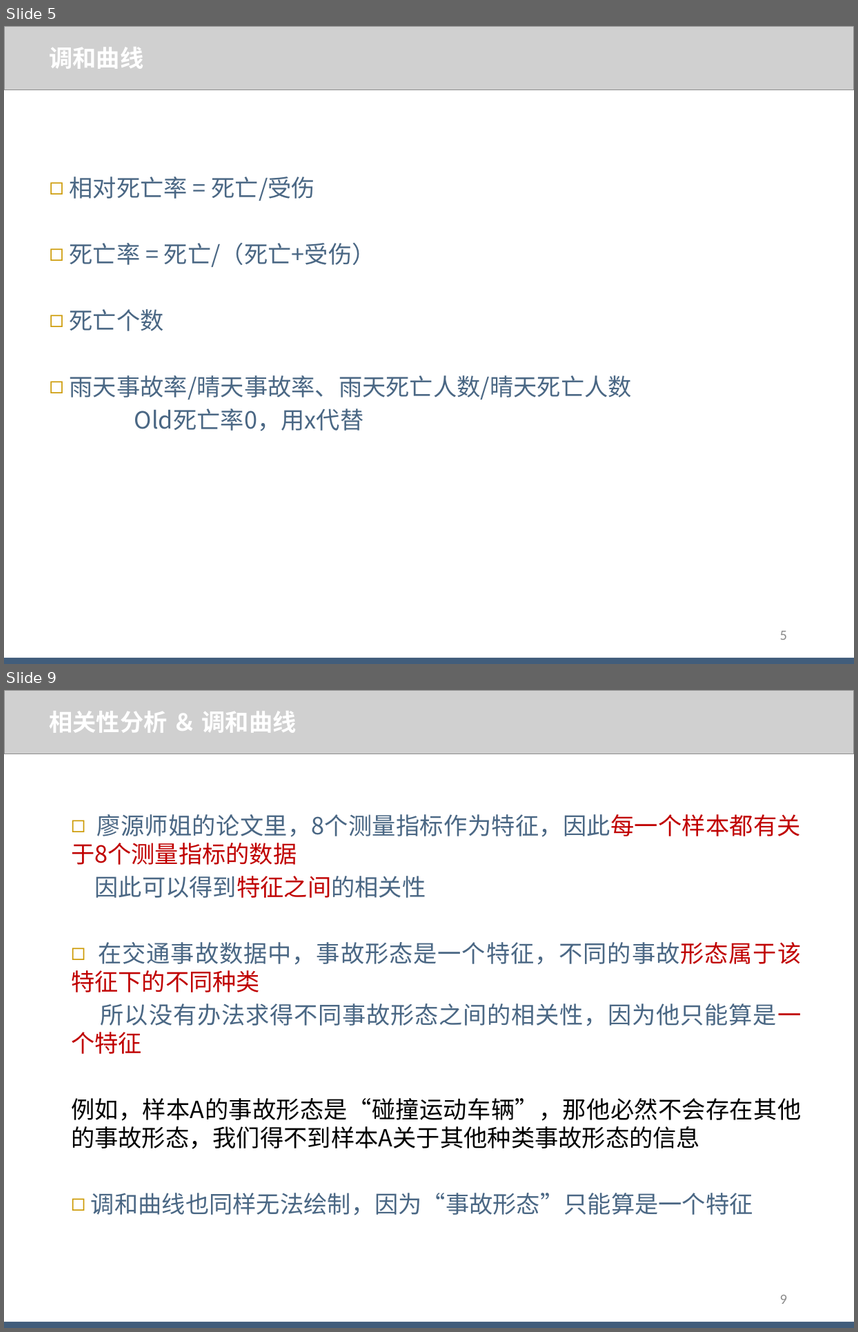
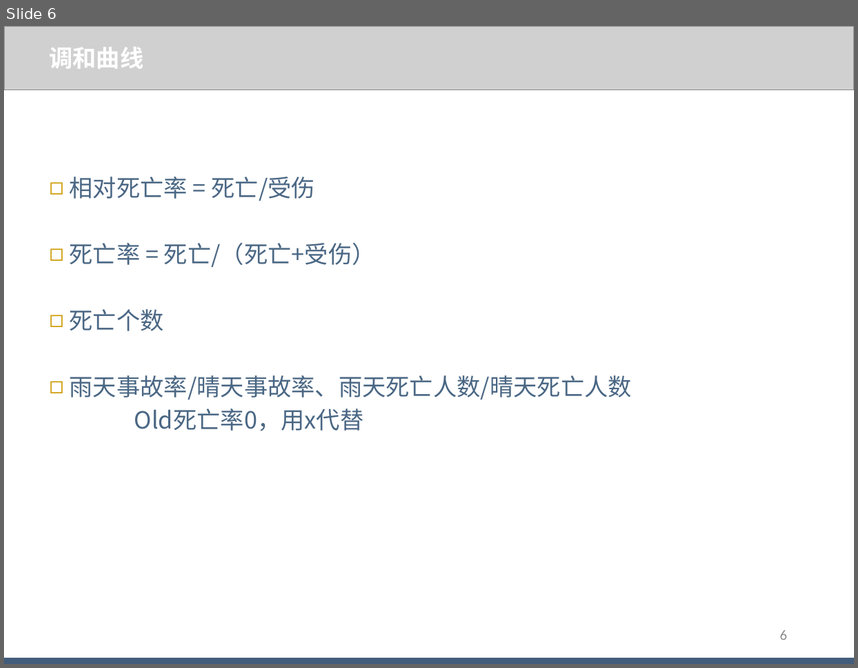
Before and after one commit to WJ-Lai/AccidentMission, a slide deck: 【阶段性汇报】/20180729/阶段性汇报_赖伟鉴_20180729.pptx. Shown one above the other, each under a label of ours: slides 5 and 9 before the commit, slide 6 after it; the slides between them are not shown. The pictures are 858x1332 and 858x668 pixels, drawn with LibreOffice and Linux fonts; fonts in the diff are those of the drawing; grey boxes stand for pictures. Boxes give left, top, right and bottom in pixels: in the first picture for what was removed or moved away, otherwise in the second. Text is boxed around its words. In the diff, an @@ line names an element or a change of style, - is before the commit and + after.

```diff
--- a/【阶段性汇报】/20180729/阶段性汇报_赖伟鉴_20180729.pptx
+++ b/【阶段性汇报】/20180729/阶段性汇报_赖伟鉴_20180729.pptx
@@ slide 9 removed at (4, 690, 854, 1328), background #FFFFFF @@
@@ picture removed at (4, 690, 854, 753) @@
@@ text removed at (49, 711, 297, 733) @@
-相关性分析 ＆ 调和曲线
@@ text removed at (71, 814, 802, 1215) @@
-◻ 廖源师姐的论文里，8个测量指标作为特征，因此每一个样本都有关于8个测量指标的数据
-因此可以得到特征之间的相关性
-◻ 在交通事故数据中，事故形态是一个特征，不同的事故形态属于该特征下的不同种类
-所以没有办法求得不同事故形态之间的相关性，因为他只能算是一个特征
-例如，样本A的事故形态是“碰撞运动车辆”，那他必然不会存在其他的事故形态，我们得不到样本A关于其他种类事故形态的信息
-◻ 调和曲线也同样无法绘制，因为“事故形态”只能算是一个特征
@@ page number removed at (780, 1294, 787, 1303) @@
-9
@@ rectangle removed at (4, 1321, 854, 1328) @@
@@ what was slide 5 is now slide 6 @@
@@ page number at (780, 630, 787, 639): text changed @@
-5
+6
```
Also in this commit, not shown: 2 slides changed, 1 slide added, 7 other slides removed, 6 other files.
